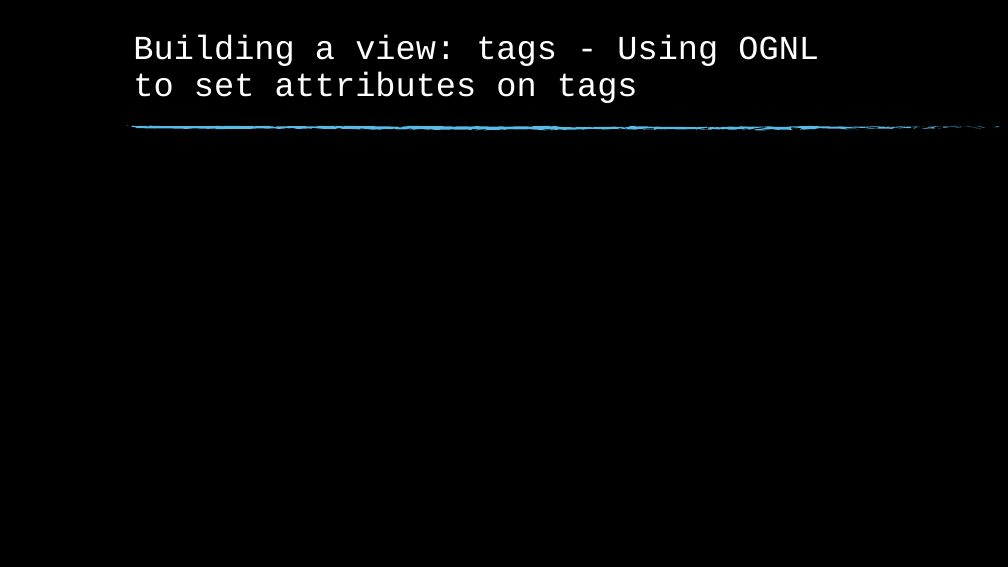
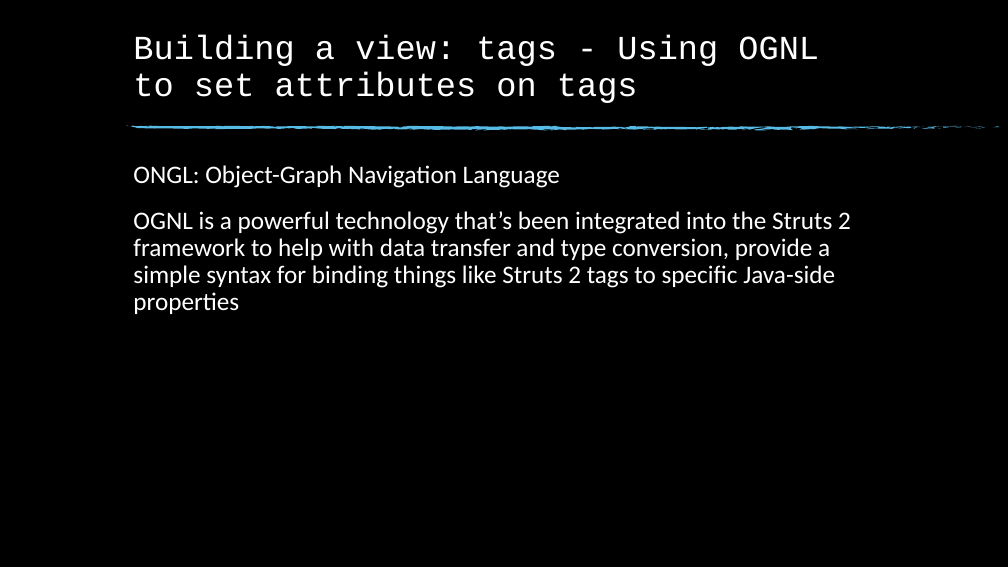
Before and after one commit to KernelDang/JEE, a slide deck: slide 5 of Seminar/slide.pptx. Drawn at 1008x567 pixels with LibreOffice and Linux fonts; fonts in the diff are those of the drawing; background and template pictures are left out. Boxes give left, top, right and bottom in pixels: in the first picture for what was removed or moved away, otherwise in the second. Text is boxed around its words. In the diff, an @@ line names an element or a change of style, - is before the commit and + after.

```diff
--- a/Seminar/slide.pptx
+++ b/Seminar/slide.pptx
@@ text added at [133, 165, 851, 314], 24 pt, text #FFFFFF @@
+ONGL: Object-Graph Navigation Language
+OGNL is a powerful technology that’s been integrated into the Struts 2 framework to help with data transfer and type conversion, provide a simple syntax for binding things like Struts 2 tags to specific Java-side properties
```
Also in this commit, not shown: 1 other slide changed, 15 other files.
